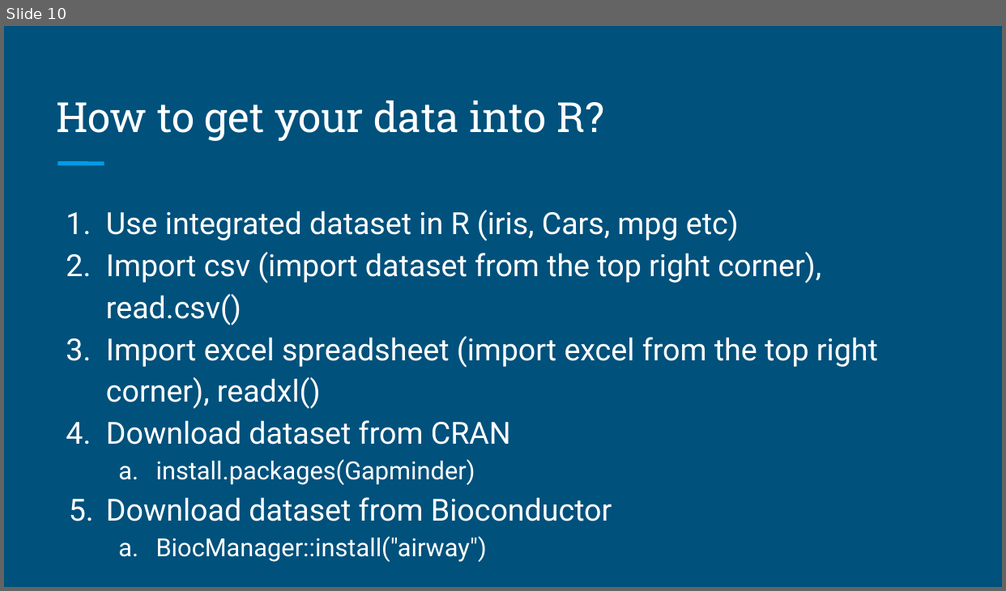
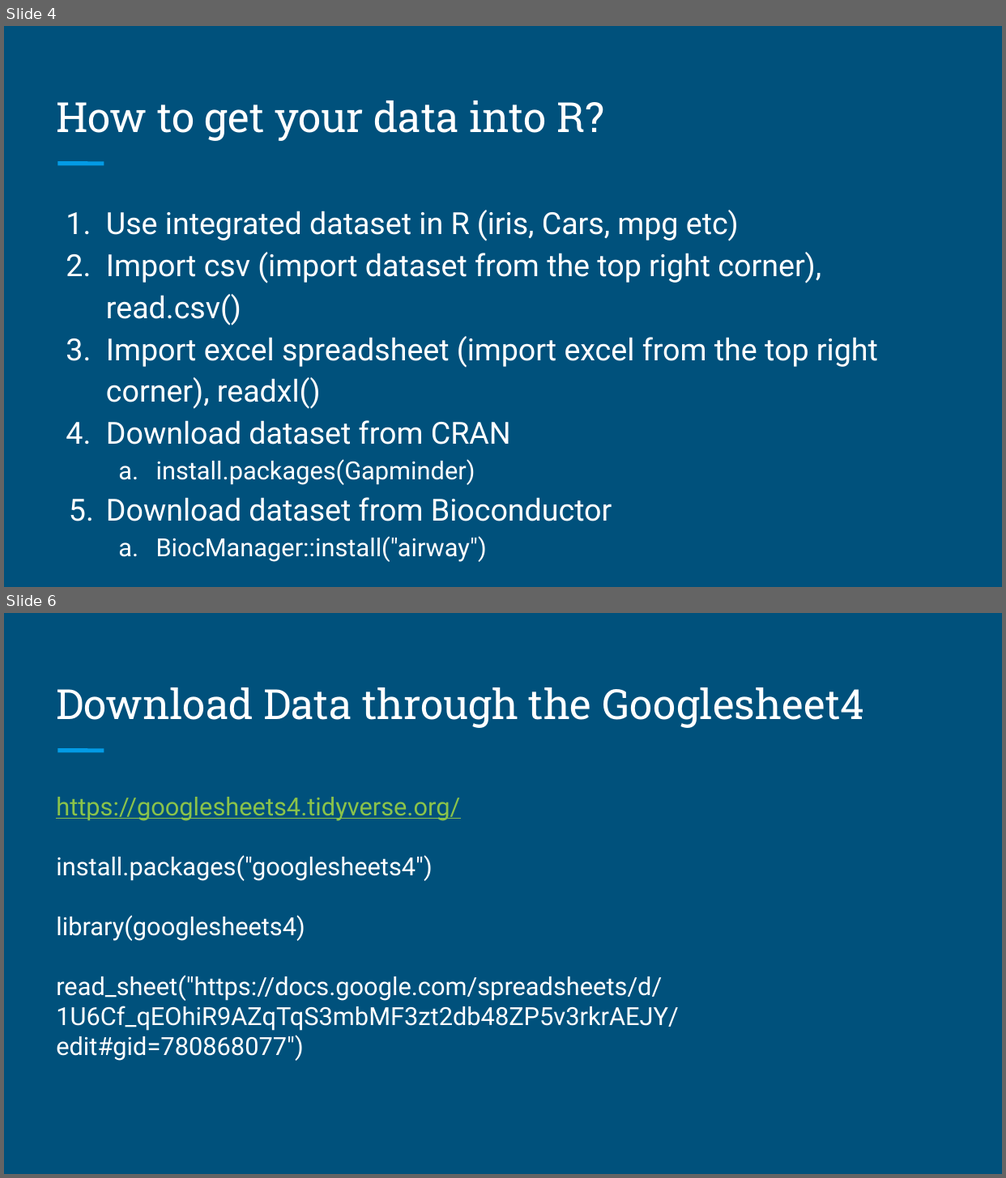
Before and after one commit to brandonyph/APB-Workshop-DataAnalyticsEssentials, a slide deck: Week4-Data-Import-and-Transformation/Week 4-Data Transformation.pptx. Shown one above the other, each under a label of ours: slide 10 before the commit, slides 4 and 6 after it; the slides between them are not shown. The pictures are 1006x591 and 1006x1178 pixels, drawn with LibreOffice and Linux fonts; fonts in the diff are those of the drawing. Boxes give left, top, right and bottom in pixels: in the first picture for what was removed or moved away, otherwise in the second. Text is boxed around its words. In the diff, an @@ line names an element or a change of style, - is before the commit and + after.

```diff
--- a/Week4-Data-Import-and-Transformation/Week 4-Data Transformation.pptx
+++ b/Week4-Data-Import-and-Transformation/Week 4-Data Transformation.pptx
@@ slide 6 added at [4, 613, 1002, 1174], background #00517C; not listed: 1 template element that a slide beside it also shows @@
@@ text added at [56, 688, 864, 728], 30 pt, text #FFFFFF @@
+Download Data through the Googlesheet4
@@ text added at [56, 797, 678, 1061], 18 pt, text #FFFFFF @@
+https://googlesheets4.tidyverse.org/
+install.packages("googlesheets4")
+library(googlesheets4)
+read_sheet("https://docs.google.com/spreadsheets/d/1U6Cf_qEOhiR9AZqTqS3mbMF3zt2db48ZP5v3rkrAEJY/edit#gid=780868077")
@@ what was slide 10 is now slide 4 @@
```
Also in this commit, not shown: 6 slides changed, 4 other slides added, 1 slide removed.
